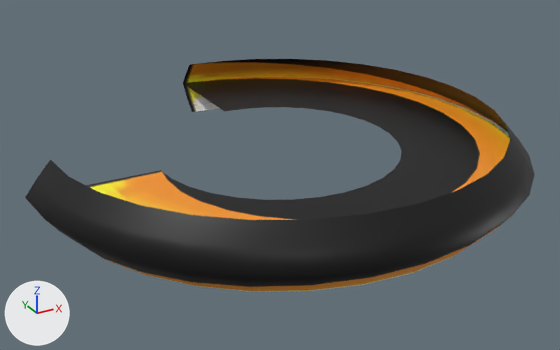
Renders of the FBX model Model/Effect/SK_TS_BasicCombo_01_Renewal.fbx from each side of a commit.
Both versions are drawn from a camera (50 mm lens) standing at (-13.9, -25.52, 11.49) and looking at (-0.11, -0.46, -1.04). The axes (+X, +Y, +Z) are drawn at lower left. The lights are the same throughout. Where no turn or scale is listed for an object, it has been applied to the vertices.

Names of what the first picture shows: 'SK_TS_BasicCombo_01_Renewal'.
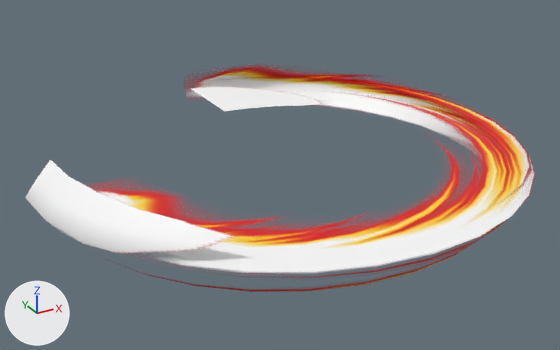
Changed parts and their boxes (x1, y1, x2, y2) in the pictures (560 x 350 px):
```json
{"object": "SK_TS_BasicCombo_01_Renewal", "change": "surface changed", "before": [25, 59, 535, 292], "after": [25, 59, 535, 292]}
```

Scene script edits in JSON lines:
```json
{"op": "add", "block": "img_test01_tga", "code": ["img_test01_tga = load_image('test01.tga', 'tex/test01.tga', 256, 256, 'sRGB')"]}
{"op": "set", "path": "mat_material_0.texture", "old": "img_t_ts_sword_trail01_tga", "new": "img_test01_tga", "note": "not seen -> with its transparency"}
{"op": "set", "path": "mat_material_1.texture", "old": "img_t_ts_sword_trail01_tga", "new": "img_test01_tga", "note": "not seen -> with its transparency"}
```
